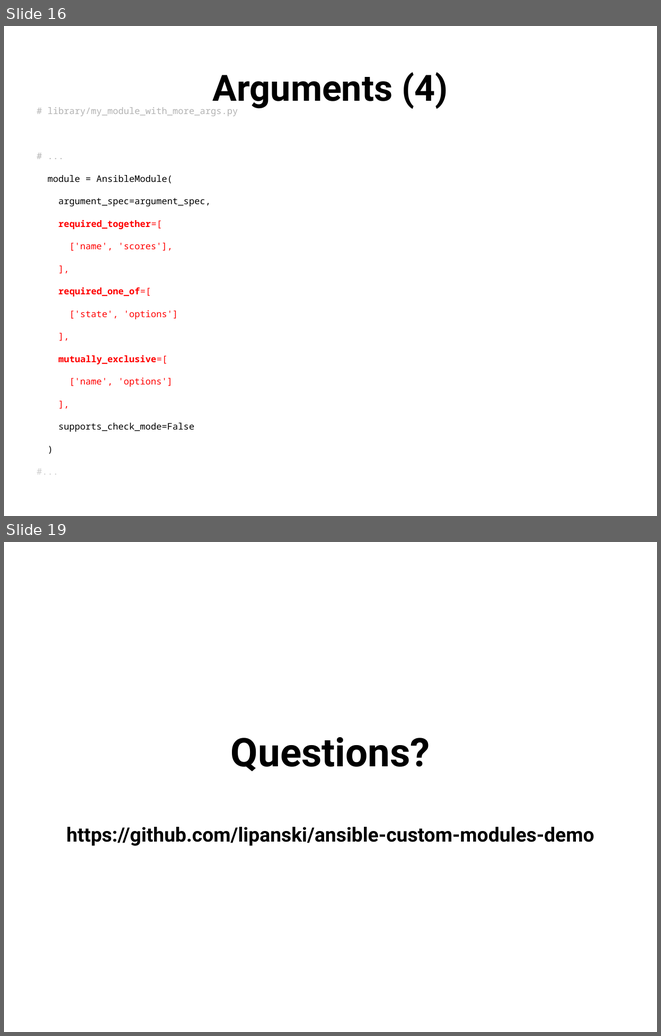
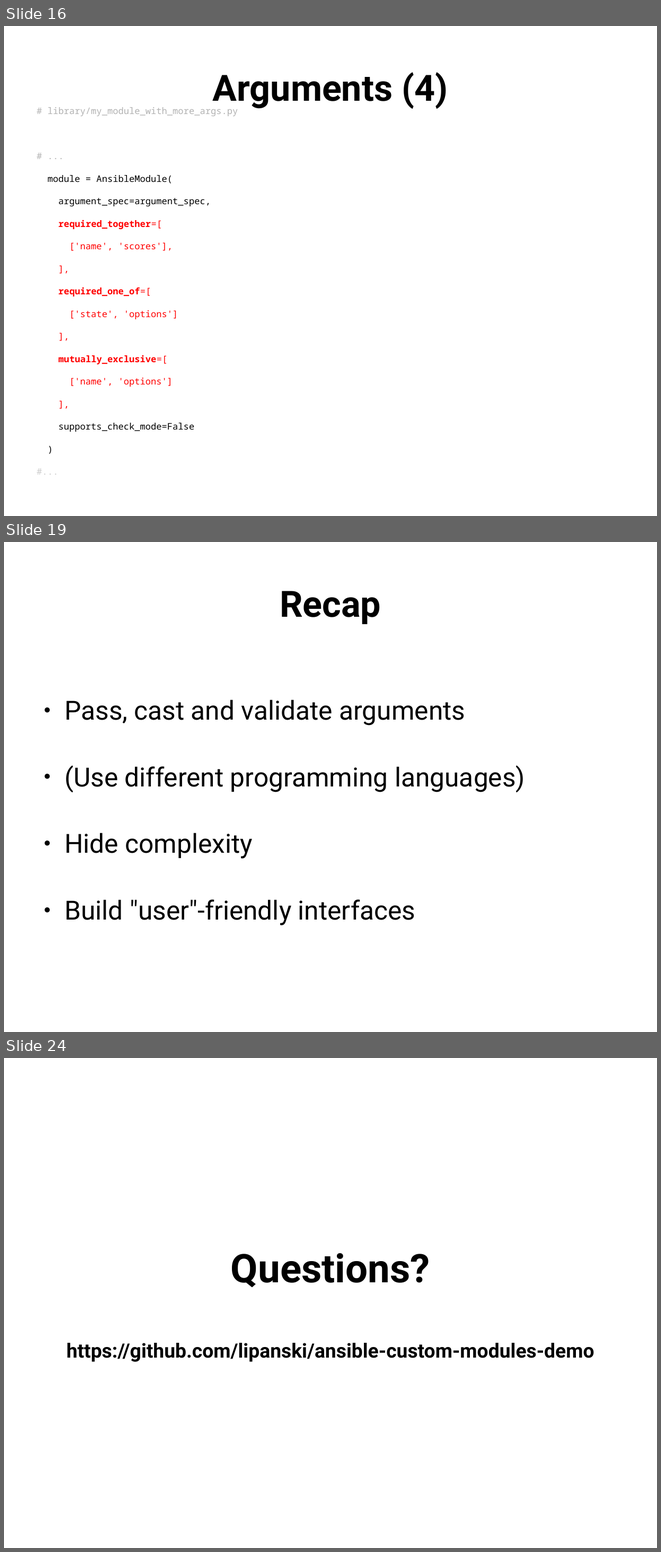
Before and after one commit to lipanski/ansible-custom-modules-demo, a slide deck: slides/custom-modules.odp. Shown one above the other, each under a label of ours: slides 16 and 19 before the commit, slides 16, 19 and 24 after it; the slides between them are not shown. The pictures are 661x1036 and 661x1552 pixels, drawn with LibreOffice and Linux fonts; fonts in the diff are those of the drawing. Boxes give left, top, right and bottom in pixels: in the first picture for what was removed or moved away, otherwise in the second. Text is boxed around its words. In the diff, an @@ line names an element or a change of style, - is before the commit and + after.

```diff
--- a/slides/custom-modules.odp
+++ b/slides/custom-modules.odp
@@ slide 19 added at <box>4,542,657,1032</box>, background #FFFFFF @@
@@ title added at <box>280,591,381,624</box>, 44 pt, text #000000, bold @@
+Recap
@@ text added at <box>64,699,525,925</box>, 32 pt, text #000000 @@
+● Pass, cast and validate arguments
+● (Use different programming languages)
+● Hide complexity
+● Build "user"-friendly interfaces
@@ what was slide 19 is now slide 24 @@
```
Also in this commit, not shown: 4 slides changed, 4 other slides added, 1 other file.
